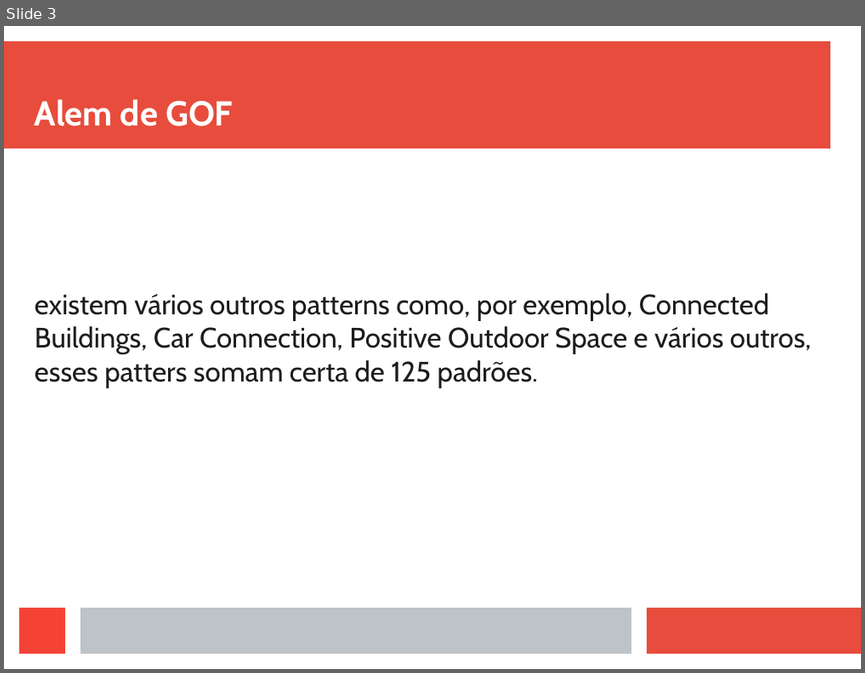
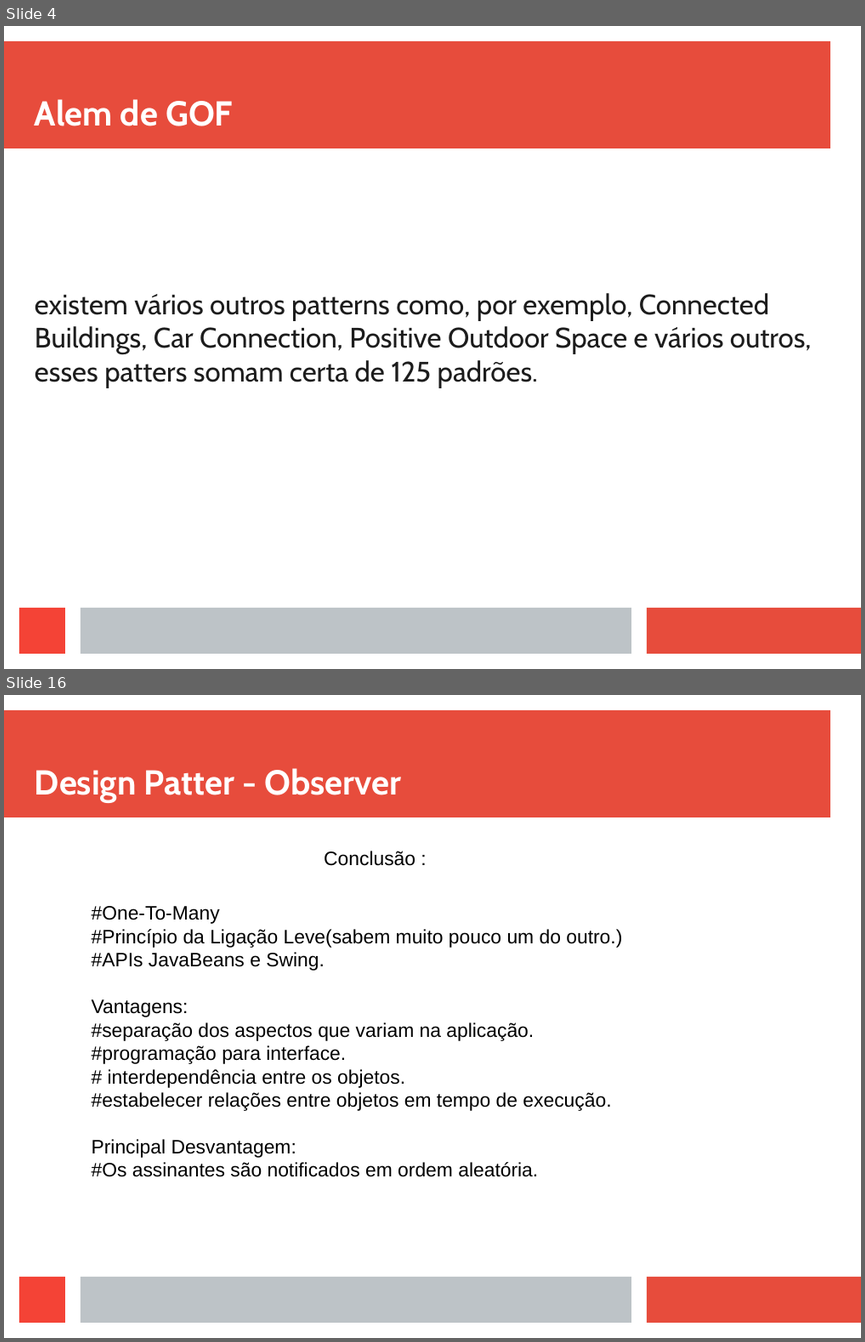
Before and after one commit to viniciusFortti/test, a slide deck: Apresentação/ApresentaçãoTerceiraSemana.odp. Shown one above the other, each under a label of ours: slide 3 before the commit, slides 4 and 16 after it; the slides between them are not shown. The pictures are 865x673 and 865x1342 pixels, drawn with LibreOffice and Linux fonts; fonts in the diff are those of the drawing. Boxes give left, top, right and bottom in pixels: in the first picture for what was removed or moved away, otherwise in the second. Text is boxed around its words. In the diff, an @@ line names an element or a change of style, - is before the commit and + after.

```diff
--- a/Apresentação/ApresentaçãoTerceiraSemana.odp
+++ b/Apresentação/ApresentaçãoTerceiraSemana.odp
@@ slide 16 added at (4, 695, 861, 1338), background #FFFFFF; not listed: 4 template elements that a slide beside it also shows @@
@@ title added at (35, 768, 402, 803), 32 pt, text #FFFFFF, bold @@
+Design Patter - Observer
@@ text added at (324, 851, 415, 866), 18 pt, text #000000 @@
+Conclusão :
@@ text added at (92, 906, 622, 1177), 18 pt, text #000000 @@
+#One-To-Many
+#Princípio da Ligação Leve(sabem muito pouco um do outro.)
+#APIs JavaBeans e Swing.
+Vantagens:
+#separação dos aspectos que variam na aplicação.
+#programação para interface.
+# interdependência entre os objetos.
+#estabelecer relações entre objetos em tempo de execução.
+Principal Desvantagem:
+#Os assinantes são notificados em ordem aleatória.
@@ what was slide 3 is now slide 4 @@
```
Also in this commit, not shown: 2 slides changed, 10 other slides added, 2 slides removed, 17 other files.
